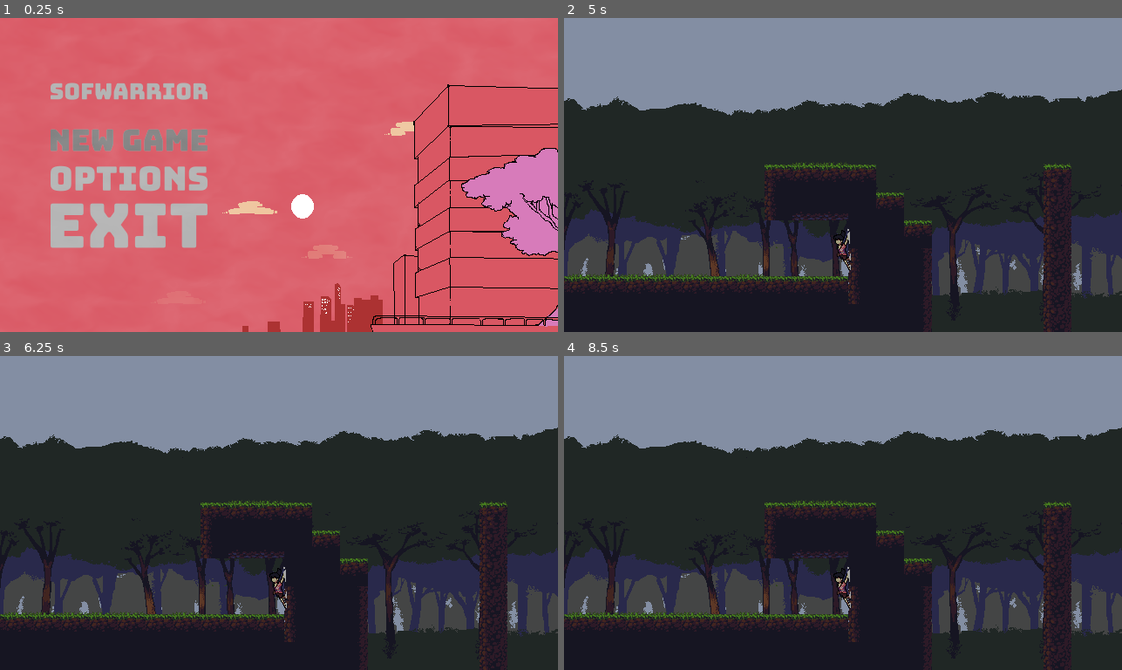
Above: before the commit, frames 1-4 (two rows, left to right).
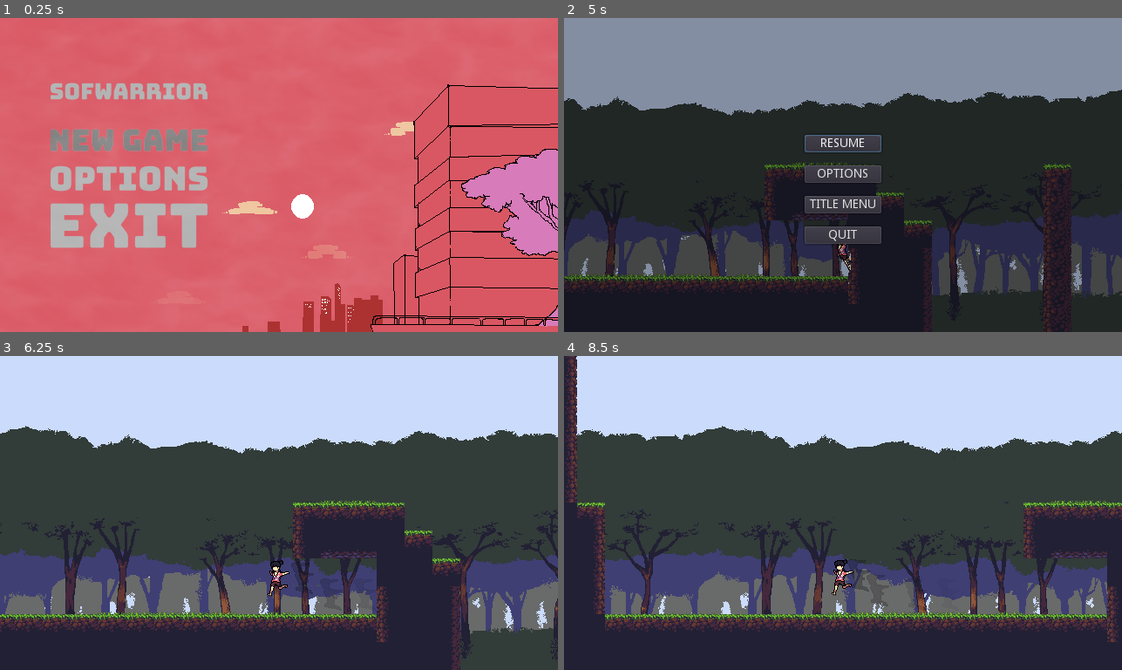
Above: after the commit, the same moments.

Repository: marcelo-lemos/Softwarrior
Game: Godot game, scene res://Nodes/UI/TitleScreen.tscn
Same seed, same stepped clock (60 frames per second), same inputs: the game is played once before the commit and once after it. The engine's default icon, where the game draws it, is replaced by a stand-in: a white triangle on a blue panel in a dark square.
Inputs (mouse positions are in pixels of both pictures, inside the frame that each line leads up to):
- Up to frame 1 (0.25 s): no input
- Up to frame 2 (5 s): click (692, 140) at 0.5 s; tap Enter (ui_accept) at 1.25 s; hold C (dash) 1.28-2.03 s; hold Right (ui_right) 1.28-2.78 s; tap Z (jump) at 1.52, 2.27, 3.77, 4.52 s; tap C (dash) at 2.1, 3.6 s; hold Left (ui_left) 2.78-3.53 s; hold C (dash) 2.78-3.53 s; hold Right (ui_right) from 3.53 s (still down); hold C (dash) from 4.28 s (still down); tap P (pause) at 4.9 s
- Up to frame 3 (6.25 s): release Right (ui_right) at 5 s; release C (dash) at 5 s; click (279, 481) at 5 s, where only the run after the commit has a clickable "RESUME"; tap Enter (ui_accept) at 5.75 s; hold Left (ui_left) from 5.78 s (still down); tap C (dash) at 5.85 s; tap Z (jump) at 6.02 s
- Up to frame 4 (8.5 s): release Left (ui_left) at 6.53 s; hold Right (ui_right) 6.53-7.28 s; hold C (dash) 6.53-7.28 s; hold Left (ui_left) from 7.28 s (still down); tap C (dash) at 7.35 s; tap Z (jump) at 7.52, 8.27 s; hold C (dash) from 8.03 s (still down)

The runs differ from the first frame. In frame 1, less than 0.1% of the frame differs, in the area x 82-100%, y 41-73%; in frame 2, 2.9%; in frame 3, 53%; in frame 4, 53%, in the area x 0-100%, y 0-100%.

Commit message:
Add pause menu interface

Diff:
--- a/game/Nodes/Stages/Pause.gd
+++ b/game/Nodes/Stages/Pause.gd
@@ -6,3 +6,21 @@
 		var new_pause_state = not get_tree().paused
 		get_tree().paused = new_pause_state
 		visible = new_pause_state
+		if visible == true:
+			$VBoxContainer/Button.grab_focus()
+
+func _on_Button_pressed():
+	get_tree().paused = false
+	visible = false
+
+
+func _on_Button2_pressed():
+	pass
+
+
+func _on_Button3_pressed():
+	get_tree().change_scene("Nodes/UI/TitleScreen.tscn")
+
+
+func _on_Button4_pressed():
+	get_tree().quit()
--- a/game/Nodes/Stages/TestStage.tscn
+++ b/game/Nodes/Stages/TestStage.tscn
@@ -24,7 +24,6 @@
 position = Vector2( 240.193, -87.098 )
 
 [node name="CanvasLayer" type="CanvasLayer" parent="."]
-editor/display_folded = true
 layer = 100
 
 [node name="Pause" type="Control" parent="CanvasLayer"]
@@ -38,6 +37,40 @@
 anchor_right = 1.0
 anchor_bottom = 1.0
 color = Color( 0, 0, 0, 0.352941 )
+
+[node name="VBoxContainer" type="VBoxContainer" parent="CanvasLayer/Pause"]
+anchor_left = 0.5
+anchor_top = 0.5
+anchor_right = 0.5
+anchor_bottom = 0.5
+margin_left = -44.0
+margin_top = -46.0
+margin_right = 44.0
+margin_bottom = 46.0
+size_flags_horizontal = 5
+custom_constants/separation = 15
+
+[node name="Button" type="Button" parent="CanvasLayer/Pause/VBoxContainer"]
+margin_right = 88.0
+margin_bottom = 20.0
+text = "RESUME"
+
+[node name="Button2" type="Button" parent="CanvasLayer/Pause/VBoxContainer"]
+margin_top = 35.0
+margin_right = 88.0
+margin_bottom = 55.0
+text = "OPTIONS"
+
+[node name="Button3" type="Button" parent="CanvasLayer/Pause/VBoxContainer"]
+margin_top = 70.0
+margin_right = 88.0
+margin_bottom = 90.0
+text = "TITLE MENU"
+
+[node name="Button4" type="Button" parent="CanvasLayer/Pause/VBoxContainer"]
+margin_right = 12.0
+margin_bottom = 20.0
+text = "QUIT"
 
 [node name="ParallaxBackground" type="ParallaxBackground" parent="."]
 scroll_base_offset = Vector2( 1, 0 )
@@ -92,3 +125,7 @@
 [node name="AudioStreamPlayer" type="AudioStreamPlayer" parent="."]
 stream = ExtResource( 8 )
 autoplay = true
+[connection signal="pressed" from="CanvasLayer/Pause/VBoxContainer/Button" to="CanvasLayer/Pause" method="_on_Button_pressed"]
+[connection signal="pressed" from="CanvasLayer/Pause/VBoxContainer/Button2" to="CanvasLayer/Pause" method="_on_Button2_pressed"]
+[connection signal="pressed" from="CanvasLayer/Pause/VBoxContainer/Button3" to="CanvasLayer/Pause" method="_on_Button3_pressed"]
+[connection signal="pressed" from="CanvasLayer/Pause/VBoxContainer/Button4" to="CanvasLayer/Pause" method="_on_Button4_pressed"]
--- a/game/Nodes/UI/TitleScreen.tscn
+++ b/game/Nodes/UI/TitleScreen.tscn
@@ -98,7 +98,7 @@
 [node name="Arvore" type="AnimatedSprite" parent="."]
 z_index = 3
 frames = SubResource( 1 )
-frame = 2
+frame = 5
 playing = true
 centered = false
 
@@ -200,6 +200,5 @@
 [node name="AudioStreamPlayer" type="AudioStreamPlayer" parent="."]
 stream = ExtResource( 25 )
 autoplay = true
-
 [connection signal="pressed" from="MarginContainer/VBoxContainer/VBoxContainer/TextureButton" to="." method="_on_TextureButton_pressed"]
 [connection signal="pressed" from="MarginContainer/VBoxContainer/VBoxContainer/TextureButton3" to="." method="_on_TextureButton3_pressed"]
